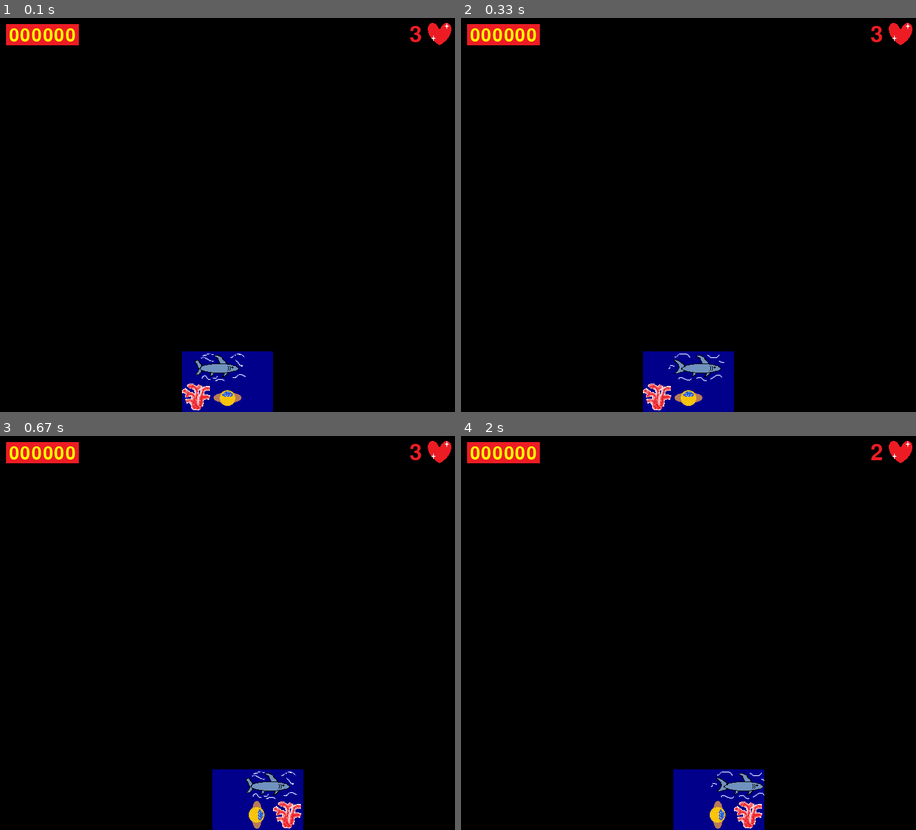
Above: before the commit, frames 1-4 (two rows, left to right).
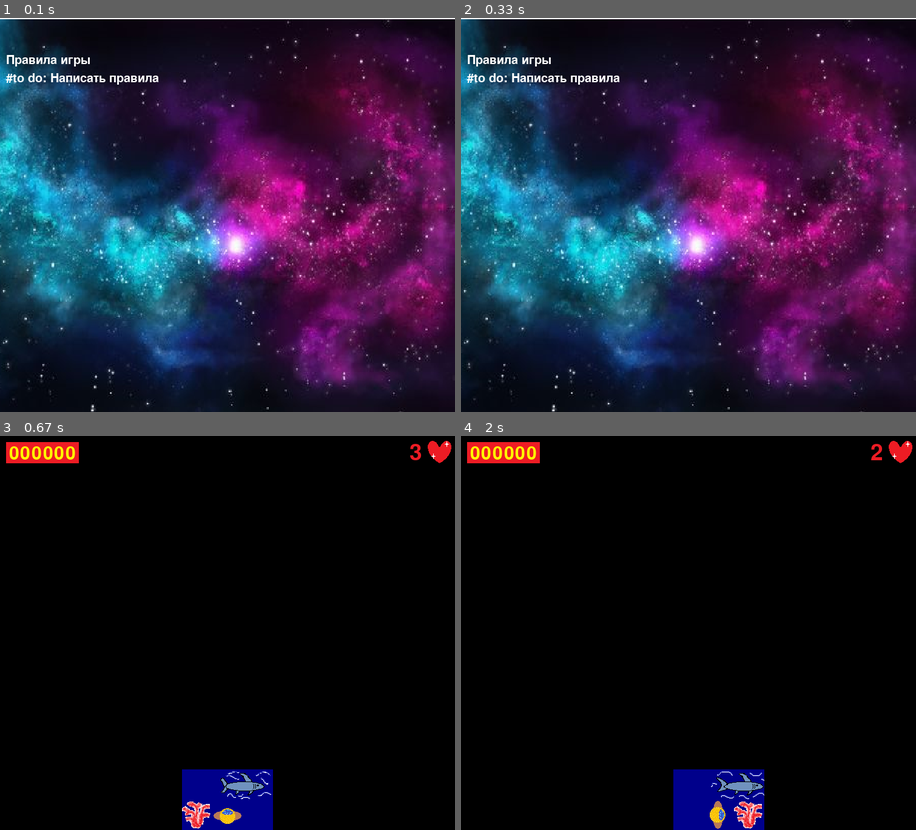
Above: after the commit, the same moments.

Repository: AZEN-SGG/PyGameProject
Game: pygame game, started from MainProgramm.py
The game is run twice, just before and just after one commit, with the same random seed, the same clock (stepped at 60 frames per second) and the same inputs.
Inputs:
- Up to frame 1 (0.1 s): no input
- Up to frame 2 (0.33 s): no input
- Up to frame 3 (0.67 s): hold Right from 0.33 s (still down)
- Up to frame 4 (2 s): release Right at 0.8 s; hold Up 0.83-1.13 s; tap Space at 1.17, 1.57, 1.87 s; hold Right 1.5-1.97 s

The runs differ from the first frame. In frame 1, 92% of the frame differs, in the area x 0-100%, y 0-100%; in frame 2, 92%; in frame 3, 2.7%; in frame 4, nothing differs.

Commit message:
Добавила основное окно с правилами(их нужно будет прописать)

Diff:
--- a/MainProgramm.py
+++ b/MainProgramm.py
@@ -1,5 +1,71 @@
 import FirstLevel
 import SecondLevel
+import pygame
+import sys
+import os
 
+WIDTH = 750
+HEIGHT = 650
+FPS = 20
+
+
+def load_image(name, color_key=None):
+    name="data/" +name
+    fullname = os.path.join(name)
+    try:
+        image = pygame.image.load(fullname).convert()
+    except pygame.error as message:
+        print('Cannot load image:', name)
+        raise SystemExit(message)
+
+    if color_key is not None:
+        if color_key == -1:
+            color_key = image.get_at((0, 0))
+        image.set_colorkey(color_key)
+    else:
+        image = image.convert_alpha()
+    return image
+
+
+def terminate():
+    pygame.quit()
+    sys.exit()
+
+
+def start_screen():
+    intro_text = ["Правила игры",
+                  "#to do: Написать правила"]
+
+    fon = pygame.transform.scale(load_image('fon.png'), (WIDTH, HEIGHT))
+    screen.blit(fon, (0, 0))
+    font = pygame.font.Font(None, 30)
+    text_coord = 50
+    for line in intro_text:
+        string_rendered = font.render(line, 1, pygame.Color('white'))
+        intro_rect = string_rendered.get_rect()
+        text_coord += 10
+        intro_rect.top = text_coord
+        intro_rect.x = 10
+        text_coord += intro_rect.height
+        screen.blit(string_rendered, intro_rect)
+
+    while True:
+        for event in pygame.event.get():
+            if event.type == pygame.QUIT:
+                terminate()
+            elif event.type == pygame.KEYDOWN or event.type == pygame.MOUSEBUTTONDOWN:
+                return
+        pygame.display.flip()
+        clock.tick(FPS)
+
+
+pygame.init()
+pygame.mixer.init()
+pygame.display.set_caption("Adventure experience")
+
+screen = pygame.display.set_mode((WIDTH, HEIGHT))
+clock = pygame.time.Clock()
+
+start_screen()
 SecondLevel.second_level(True)
 FirstLevel.first_level(True)
Binary file added: data/fon.png
